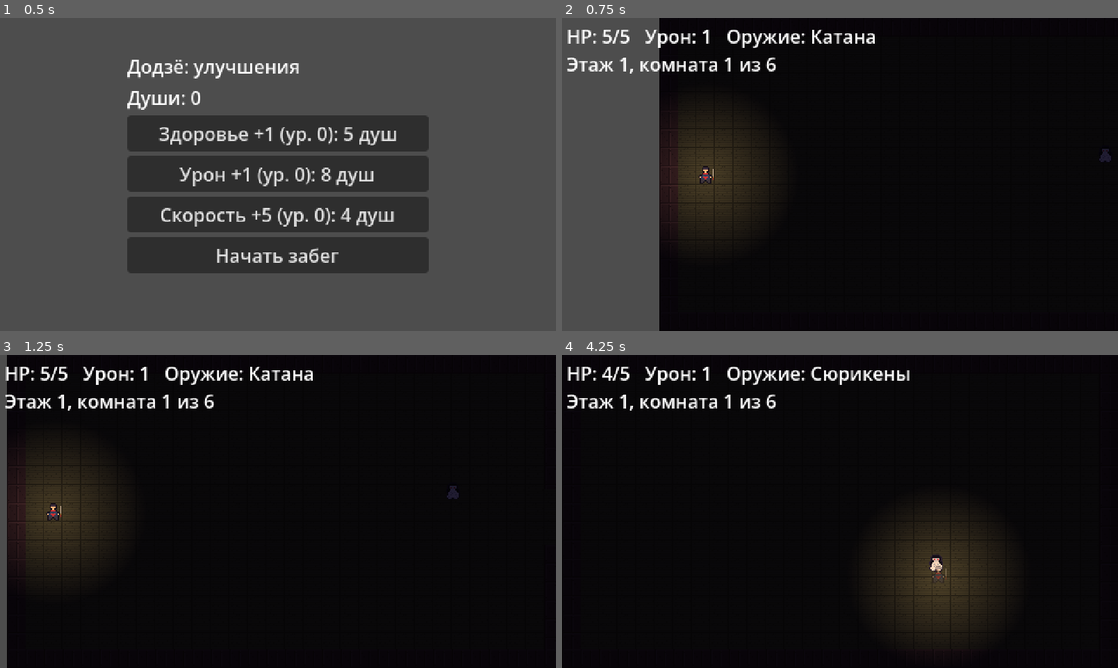
Above: before the commit, frames 1-4 (two rows, left to right).
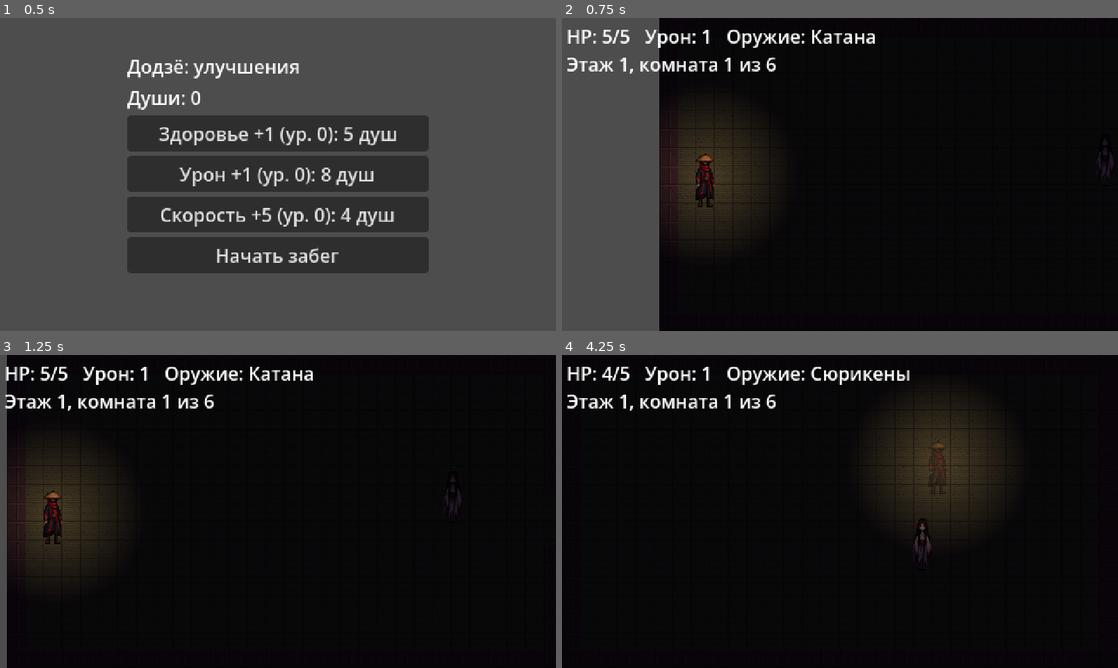
Above: after the commit, the same moments.

Repository: yungvlone112/first-roguelike-project
Game: Godot game, scene res://scenes/shop.tscn
The game is run twice, just before and just after one commit, with the same random seed, the same clock (stepped at 60 frames per second) and the same inputs.
Inputs:
- Up to frame 1 (0.5 s): no input
- Up to frame 2 (0.75 s): click "Начать забег" at 0.5 s
- Up to frame 3 (1.25 s): no input
- Up to frame 4 (4.25 s): tap Enter at 1.25 s; hold D (move_right) 1.28-2.03 s; tap J (attack) at 1.35, 2.85 s; hold S (move_down) 2.03-2.78 s; tap Q (swap) at 2.1, 3.6 s; hold D (move_right) 2.78-3.53 s; hold W (move_up) from 3.53 s (still down)

Frame 1 is identical in both runs. In frame 2, 0.5% of the frame differs, in the area x 24-100%, y 39-61%; in frame 3, 0.5%; in frame 4, 10%, in the area x 56-79%, y 15-91%.

Commit message:
update sprites

Diff:
--- a/scenes/boss.tscn
+++ b/scenes/boss.tscn
@@ -1,15 +1,16 @@
 [gd_scene format=3 uid="uid://dgl4f81tp1812"]
 
 [ext_resource type="Script" uid="uid://dyq7kawdx570b" path="res://scripts/boss.gd" id="1_dlmty"]
-[ext_resource type="Texture2D" uid="uid://cvl2wdwh1lsxx" path="res://art/boss.png" id="2_neq0i"]
+[ext_resource type="Texture2D" uid="uid://bfbnplirmflij" path="res://art/boss.png" id="2_neq0i"]
 
 [sub_resource type="RectangleShape2D" id="RectangleShape2D_hf7dp"]
-size = Vector2(28, 28)
+size = Vector2(22, 50)
 
 [node name="Boss" type="CharacterBody2D" unique_id=2027964455]
 script = ExtResource("1_dlmty")
 
 [node name="CollisionShape2D" type="CollisionShape2D" parent="." unique_id=911972841]
+position = Vector2(0, 2)
 shape = SubResource("RectangleShape2D_hf7dp")
 
 [node name="BarBack" type="ColorRect" parent="." unique_id=812315812]
--- a/scenes/enemy.tscn
+++ b/scenes/enemy.tscn
@@ -1,16 +1,17 @@
 [gd_scene format=3 uid="uid://oyjy64bimjx6"]
 
 [ext_resource type="Script" uid="uid://dkqq7e8g0d0hd" path="res://scripts/enemy.gd" id="1_7p1mj"]
-[ext_resource type="Texture2D" uid="uid://bdu423qhk4oss" path="res://art/yurei.png" id="2_md0e3"]
+[ext_resource type="Texture2D" uid="uid://duqxj5hlx2jik" path="res://art/yurei.png" id="2_md0e3"]
 
 [sub_resource type="RectangleShape2D" id="RectangleShape2D_hf7dp"]
-size = Vector2(12, 12)
+size = Vector2(16, 42)
 
 [node name="Enemy" type="CharacterBody2D" unique_id=1231709651]
 script = ExtResource("1_7p1mj")
 speed = 50.0
 
 [node name="CollisionShape2D" type="CollisionShape2D" parent="." unique_id=1246365021]
+position = Vector2(0, 5)
 shape = SubResource("RectangleShape2D_hf7dp")
 
 [node name="Sprite2D" type="Sprite2D" parent="." unique_id=1502720361]
--- a/scenes/player.tscn
+++ b/scenes/player.tscn
@@ -2,10 +2,10 @@
 
 [ext_resource type="Script" uid="uid://buh1h8ieajpuh" path="res://scripts/player.gd" id="1_4flbx"]
 [ext_resource type="Script" uid="uid://hpe4n1dp116s" path="res://scripts/light.gd" id="2_g2els"]
-[ext_resource type="Texture2D" uid="uid://bdkpappft01yh" path="res://art/hero.png" id="3_qhqgy"]
+[ext_resource type="Texture2D" uid="uid://jv6hif2mfcxd" path="res://art/hero.png" id="3_qhqgy"]
 
 [sub_resource type="RectangleShape2D" id="RectangleShape2D_hf7dp"]
-size = Vector2(12, 12)
+size = Vector2(16, 44)
 
 [sub_resource type="RectangleShape2D" id="RectangleShape2D_fqxyq"]
 size = Vector2(16, 16)
@@ -14,6 +14,7 @@
 script = ExtResource("1_4flbx")
 
 [node name="CollisionShape2D" type="CollisionShape2D" parent="." unique_id=817904267]
+position = Vector2(0, 5)
 shape = SubResource("RectangleShape2D_hf7dp")
 
 [node name="Camera2D" type="Camera2D" parent="." unique_id=672751898]
--- a/scenes/shooter.tscn
+++ b/scenes/shooter.tscn
@@ -1,15 +1,16 @@
 [gd_scene format=3 uid="uid://kdthgh8ult0o"]
 
 [ext_resource type="Script" uid="uid://e62wtiki1rer" path="res://scripts/shooter.gd" id="1_gt117"]
-[ext_resource type="Texture2D" uid="uid://rhenmenvb4xk" path="res://art/karakasa.png" id="2_1e8ai"]
+[ext_resource type="Texture2D" uid="uid://blsan70vkfi8o" path="res://art/karakasa.png" id="2_1e8ai"]
 
 [sub_resource type="RectangleShape2D" id="RectangleShape2D_hf7dp"]
-size = Vector2(12, 12)
+size = Vector2(18, 46)
 
 [node name="Shooter" type="CharacterBody2D" unique_id=779396870]
 script = ExtResource("1_gt117")
 
 [node name="CollisionShape2D" type="CollisionShape2D" parent="." unique_id=815030135]
+position = Vector2(0, 4)
 shape = SubResource("RectangleShape2D_hf7dp")
 
 [node name="Sprite2D" type="Sprite2D" parent="." unique_id=659019938]
Binary file changed: art/boss.png
Not shown, changed: art/boss.png.import
Binary file added: art/bossold.png
Not shown, added: art/bossold.png.import
Binary file changed: art/hero.png
Not shown, changed: art/hero.png.import
Binary file changed: art/karakasa.png
Not shown, changed: art/karakasa.png.import
Binary file added: art/karakasaold.png
Not shown, added: art/karakasaold.png.import
Binary file changed: art/yurei.png
Not shown, changed: art/yurei.png.import
(and 2 more such lines)
